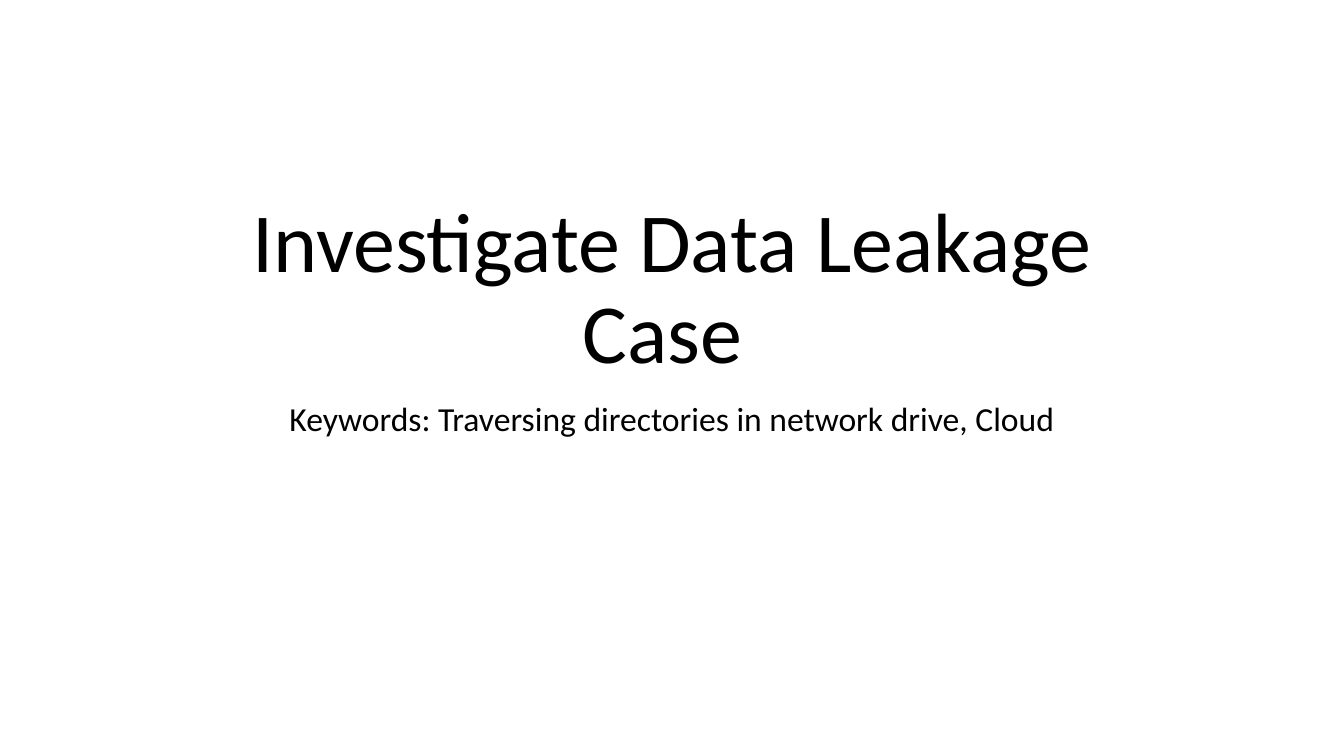
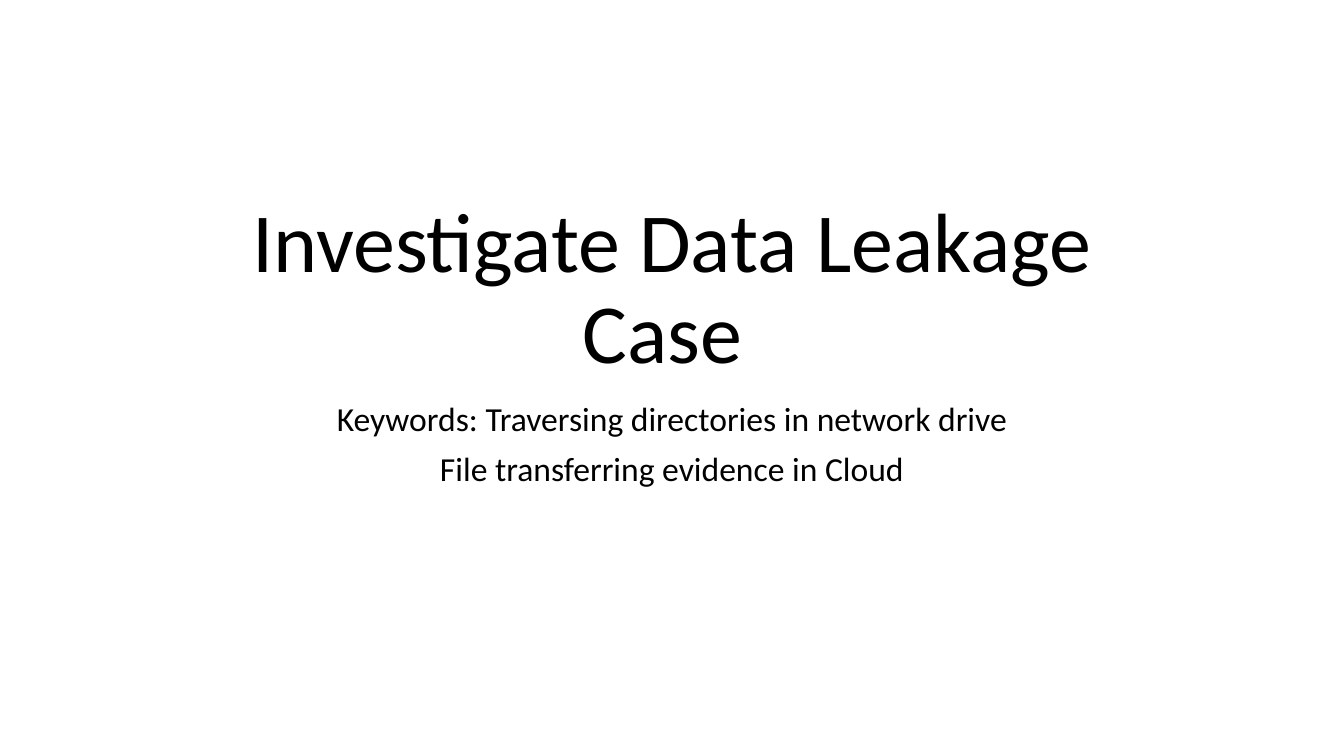
Before and after one commit to frankwxu/digital-forensics-lab, a slide deck: slide 1 of NIST_Data_Leakage_Case/NIST_Data_Leakage_07_NetworkDrive_Cloud.pptx. Drawn at 1344x756 pixels with LibreOffice and Linux fonts; fonts in the diff are those of the drawing; background and template pictures are left out. Boxes give left, top, right and bottom in pixels: in the first picture for what was removed or moved away, otherwise in the second. Text is boxed around its words. In the diff, an @@ line names an element or a change of style, - is before the commit and + after.

```diff
--- a/NIST_Data_Leakage_Case/NIST_Data_Leakage_07_NetworkDrive_Cloud.pptx
+++ b/NIST_Data_Leakage_Case/NIST_Data_Leakage_07_NetworkDrive_Cloud.pptx
@@ subtitle at [337,407,1007,487]: text changed @@
-Keywords: Traversing directories in network drive, Cloud
+Keywords: Traversing directories in network drive
+File transferring evidence in Cloud
```
Also in this commit, not shown: 6 other slides changed, 2 slides added, 4 other files.
